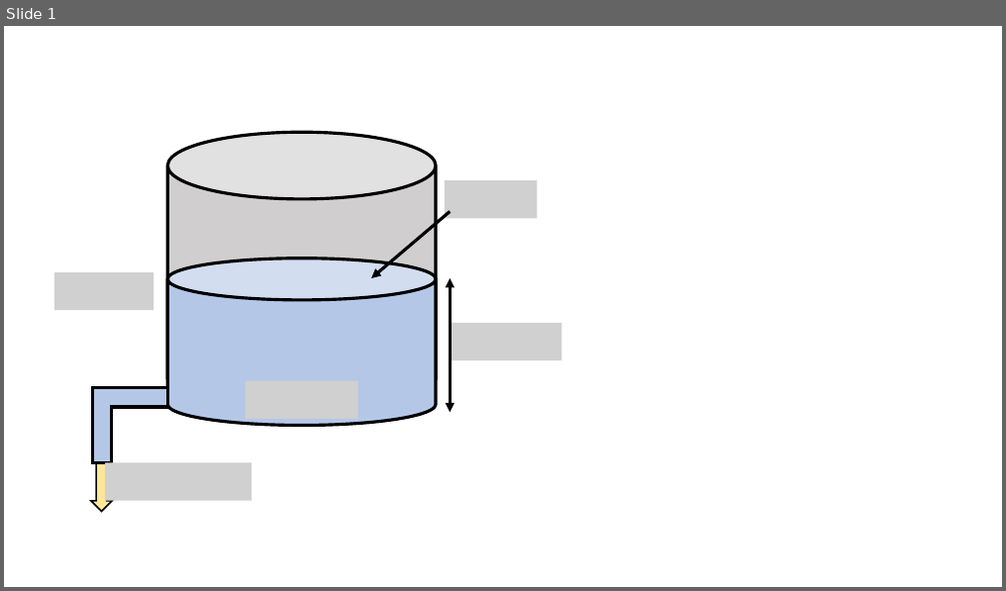
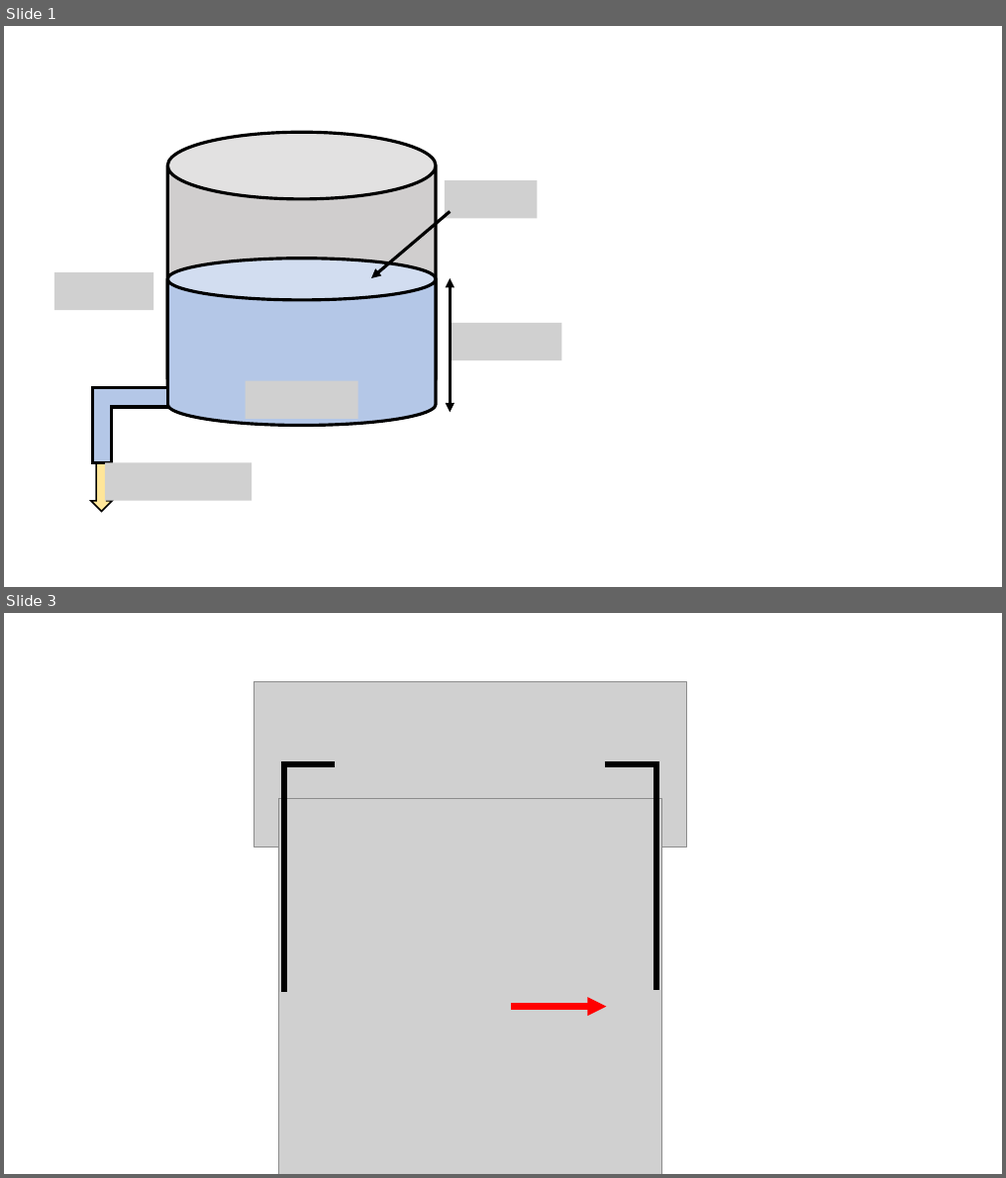
Before and after one commit to destrospooder/system_dynamics, a slide deck: figs.pptx. Shown one above the other, each under a label of ours: slide 1 before the commit, slides 1 and 3 after it; the slides between them are not shown. The pictures are 1006x591 and 1006x1178 pixels, drawn with LibreOffice and Linux fonts; fonts in the diff are those of the drawing; grey boxes stand for pictures. Boxes give left, top, right and bottom in pixels: in the first picture for what was removed or moved away, otherwise in the second. Text is boxed around its words. In the diff, an @@ line names an element or a change of style, - is before the commit and + after.

```diff
--- a/figs.pptx
+++ b/figs.pptx
@@ slide 3 added at box(4, 613, 1002, 1174), background #FFFFFF @@
@@ picture added at box(254, 682, 686, 848) @@
@@ picture added at box(432, 690, 509, 728) @@
@@ line added from (282, 764) to (335, 764), #000000 6 pt @@
@@ line added from (284, 992) to (284, 761), #000000 6 pt @@
@@ line added from (604, 765) to (657, 765), #000000 6 pt @@
@@ line added from (656, 990) to (656, 761), #000000 6 pt @@
@@ picture added at box(279, 799, 662, 1174) @@
@@ picture added at box(432, 894, 505, 931) @@
@@ picture added at box(511, 946, 610, 983) @@
@@ arrow added from (511, 1007) to (607, 1007), #FF0000 6 pt @@
```
Also in this commit, not shown: 1 slide changed, 1 other slide added, 57 other files.
